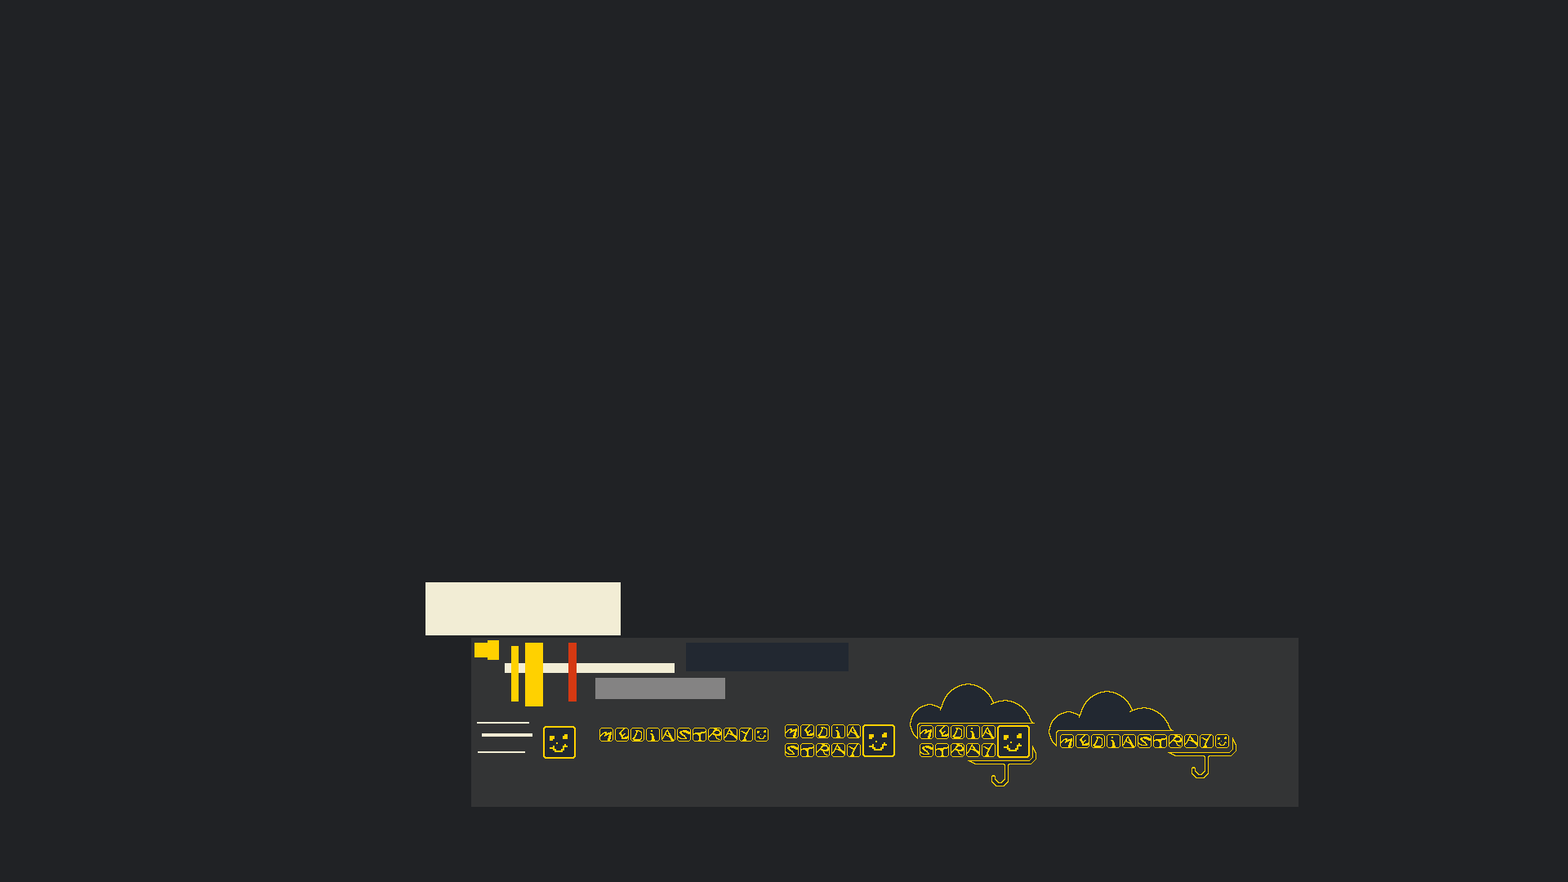
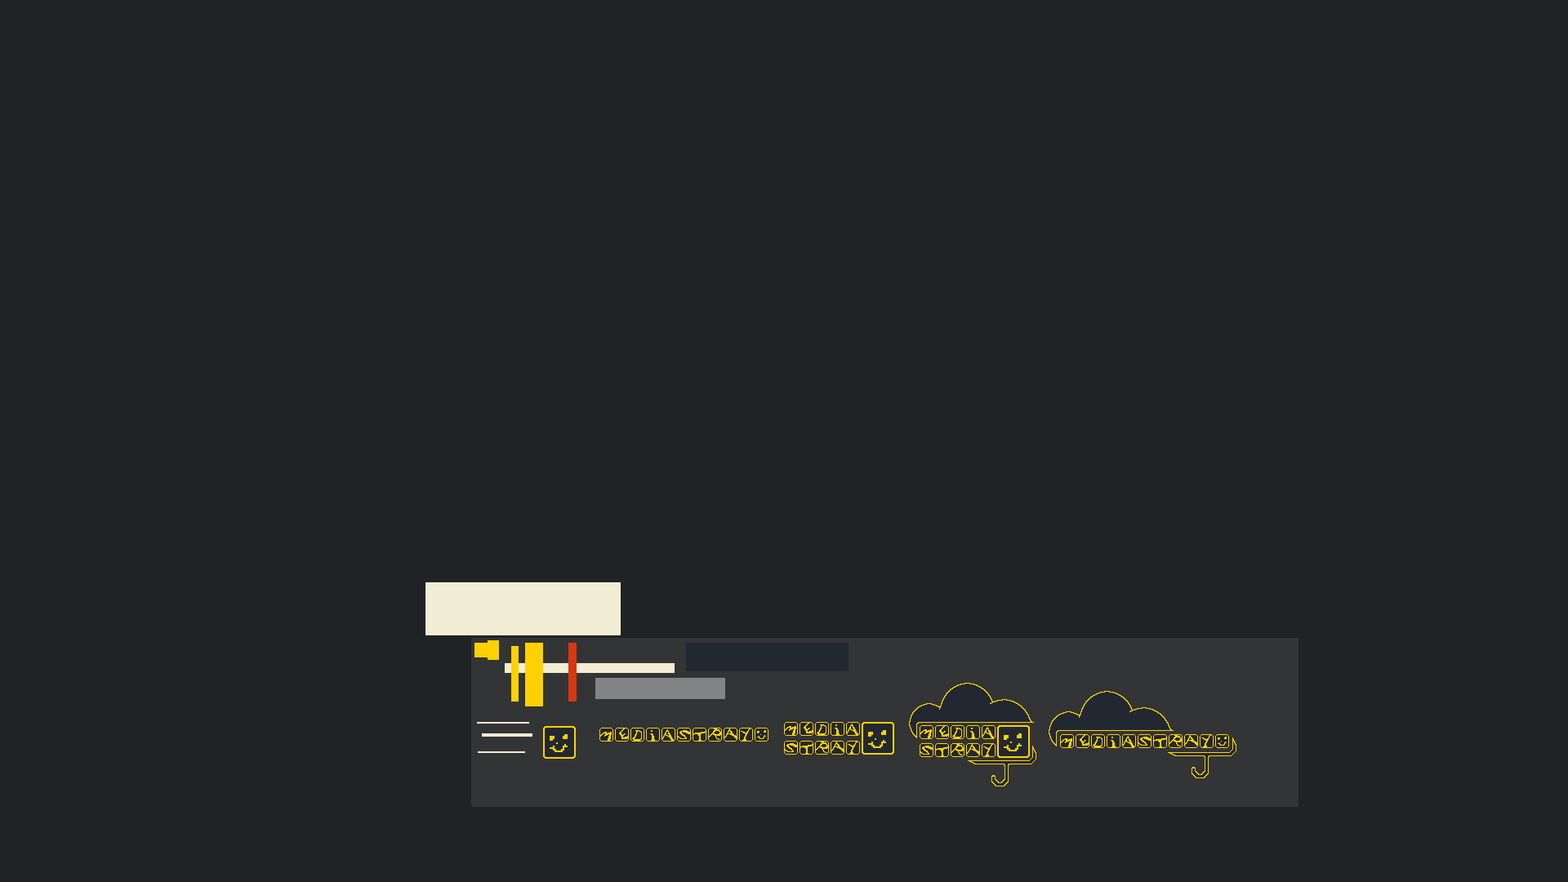
Revision of a layered 1568×882 image; what changed, layer by layer:
painted on "Pasted Layer #4" over [784,721,896,758]
painted on "Pasted Layer #3" over [908,682,1035,740]